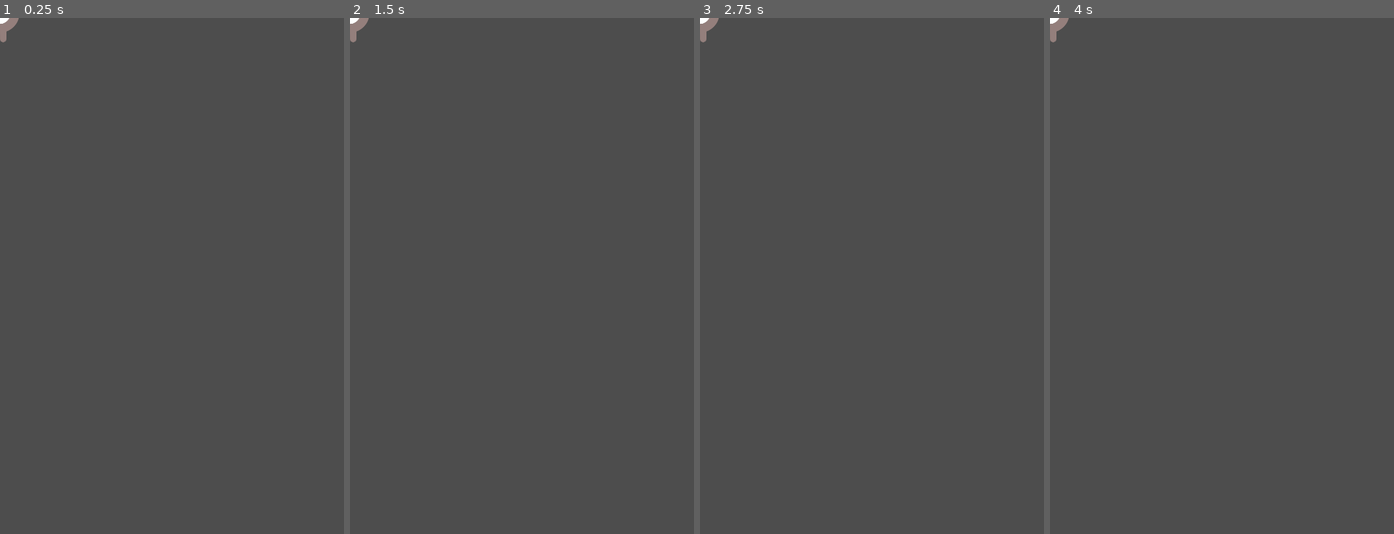
Above: before the commit, frames 1-4 (left to right).
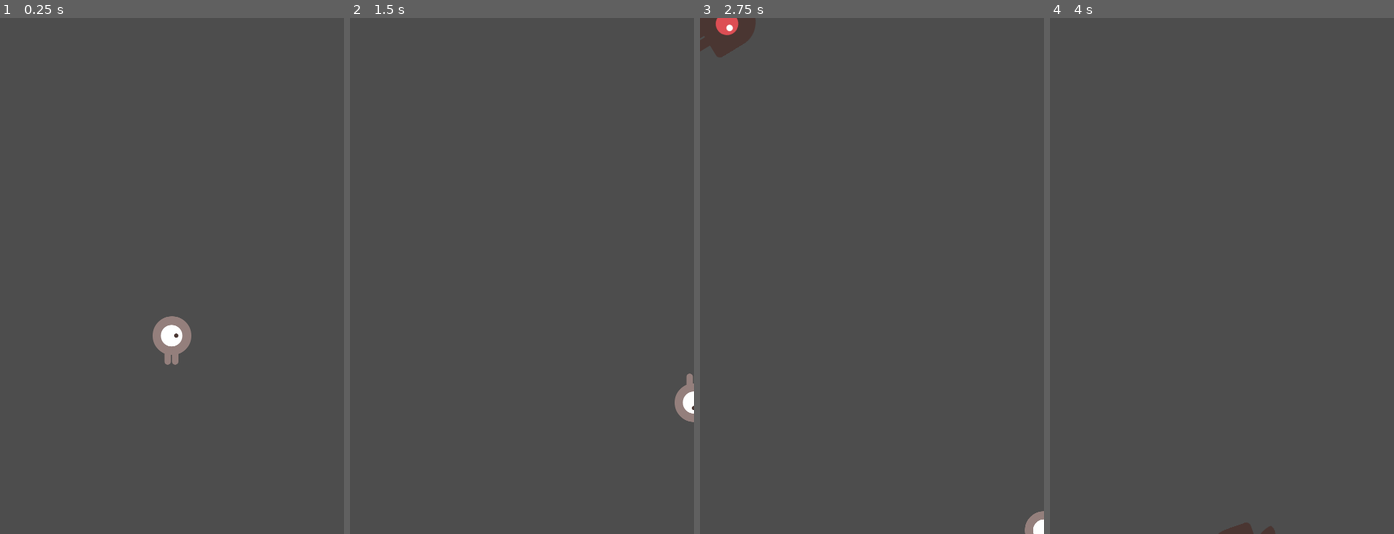
Above: after the commit, the same moments.

Repository: clhilgert/dodge-the-creeps
Game: Godot game, scene res://main.tscn
The game is run twice, just before and just after one commit, with the same random seed, the same clock (stepped at 60 frames per second) and the same inputs.
Inputs:
- Up to frame 1 (0.25 s): no input
- Up to frame 2 (1.5 s): tap Enter at 0.5 s; hold Right (move_right) 0.53-1.28 s; hold Down (move_down) from 1.28 s (still down)
- Up to frame 3 (2.75 s): release Down (move_down) at 2.03 s; hold Right (move_right) from 2.03 s (still down)
- Up to frame 4 (4 s): release Right (move_right) at 2.78 s; hold Up (move_up) 2.78-3.53 s; hold Left (move_left) from 3.53 s (still down)

The runs differ from the first frame. In frame 1, 0.9% of the frame differs, in the area x 0-56%, y 0-68%; in frame 2, 0.5%; in frame 3, 1.1%, in the area x 0-100%, y 0-100%; in frame 4, 0.3%.
Error before the commit: Parse Error: Identifier "abc" not declared in the current scope. (res://player.gd:52)

Commit message:
Revert "PR 6: Showing friends how to rebase (#6)"
This reverts commit c33018dddb8ed7cd274508b5ee1fdf7c6ef10d54.

Diff:
--- a/player.gd
+++ b/player.gd
@@ -47,8 +47,3 @@
 	position = pos
 	show()
 	$CollisionShape2D.disabled = false
-
-func test():
-	abc = 123
-	xyz = 222
-	zzz = 000
